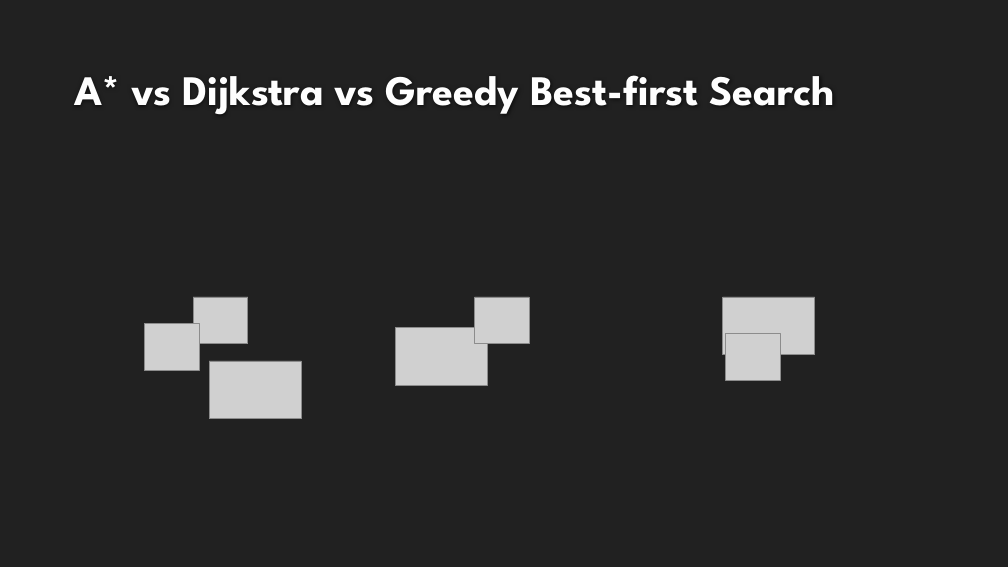
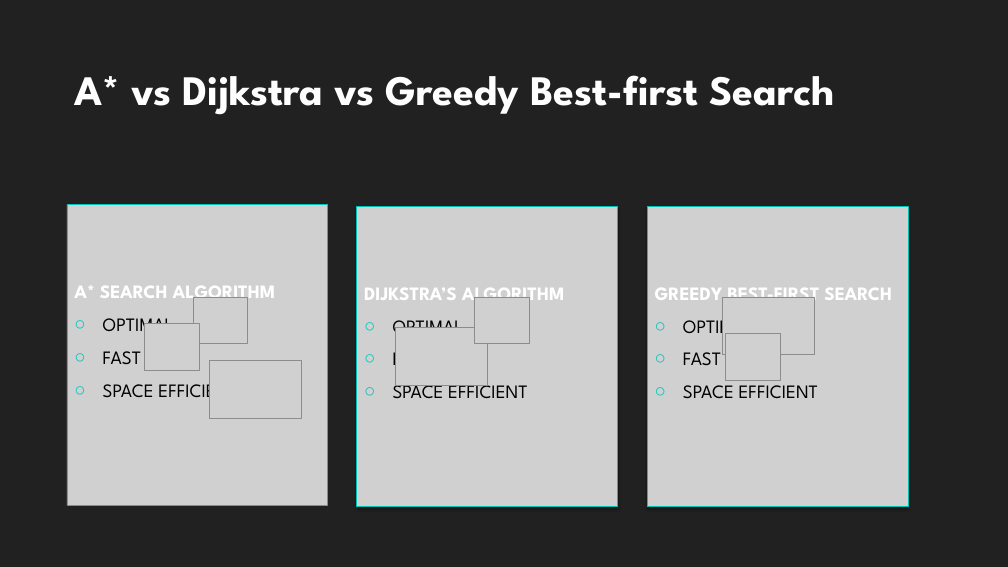
Before and after one commit to jhalak27/Analysis-of-Path-Finding-Algorithms, a slide deck: slide 12 of PathfindingAlgos.pptx. Drawn at 1008x567 pixels with LibreOffice and Linux fonts; fonts in the diff are those of the drawing; grey boxes stand for pictures; background and template pictures are left out. Boxes give left, top, right and bottom in pixels: in the first picture for what was removed or moved away, otherwise in the second. Text is boxed around its words. In the diff, an @@ line names an element or a change of style, - is before the commit and + after.

```diff
--- a/PathfindingAlgos.pptx
+++ b/PathfindingAlgos.pptx
@@ picture added at box(67, 205, 328, 506), 18 pt, text #000000 @@
+A* SEARCH ALGORITHM
+○ OPTIMAL
+○ FAST
+○ SPACE EFFICIENT
@@ picture added at box(357, 206, 618, 507), 18 pt, text #000000 @@
+DIJKSTRA’S ALGORITHM
+○ OPTIMAL
+○ FAST
+○ SPACE EFFICIENT
@@ picture added at box(647, 206, 908, 507), 18 pt, text #000000 @@
+GREEDY BEST-FIRST SEARCH
+○ OPTIMAL
+○ FAST
+○ SPACE EFFICIENT
```
Also in this commit, not shown: 14 other slides changed.
